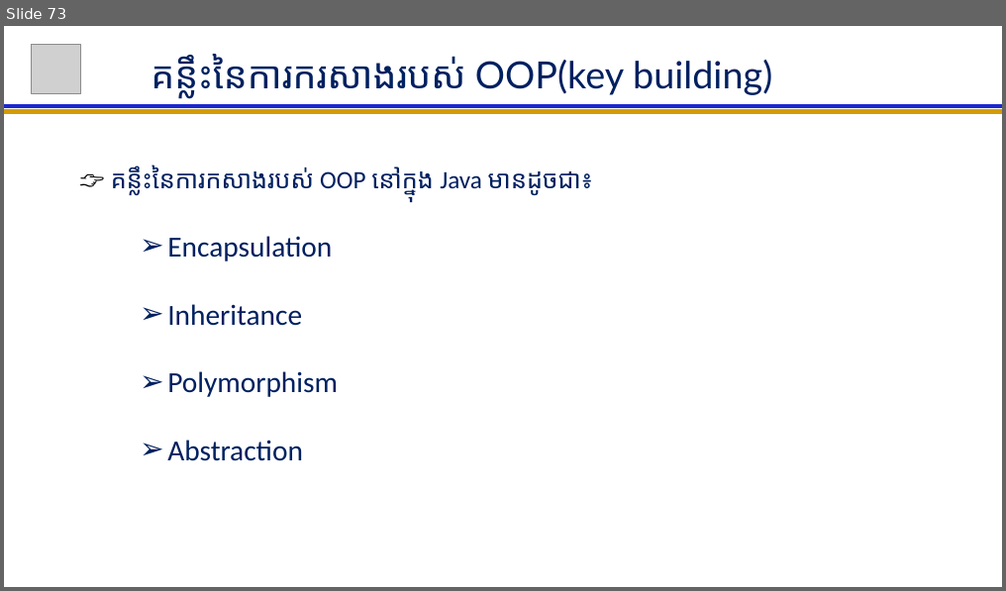
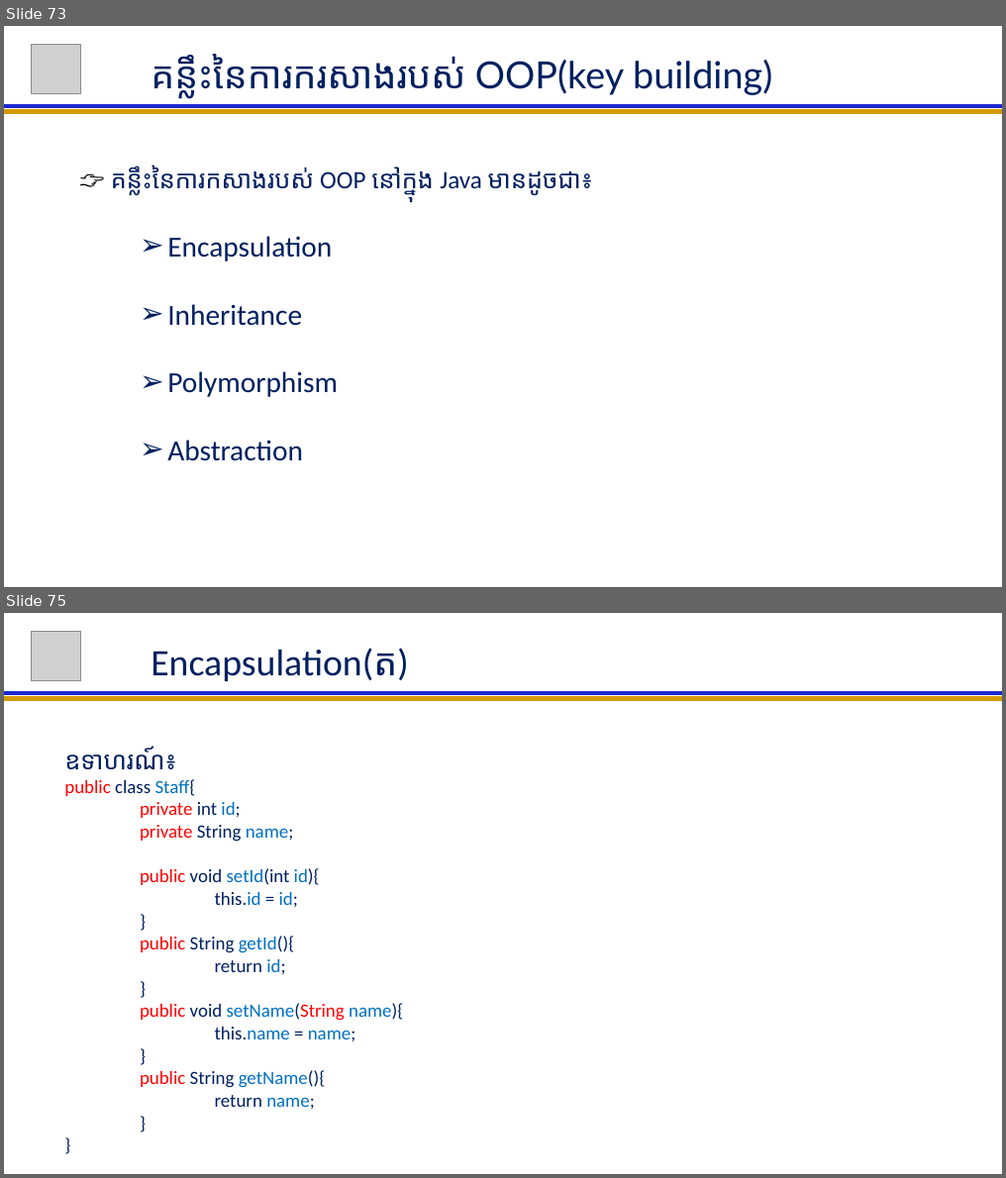
Before and after one commit to NGOUNCHHENGHY/ACLEDA-Java-For-Beginer, a slide deck: Java For Beginer Lession.pptx. Shown one above the other, each under a label of ours: slide 73 before the commit, slides 73 and 75 after it; the slides between them are not shown. The pictures are 1006x591 and 1006x1178 pixels, drawn with LibreOffice and Linux fonts; fonts in the diff are those of the drawing; grey boxes stand for pictures. Boxes give left, top, right and bottom in pixels: in the first picture for what was removed or moved away, otherwise in the second. Text is boxed around its words. In the diff, an @@ line names an element or a change of style, - is before the commit and + after.

```diff
--- a/Java For Beginer Lession.pptx
+++ b/Java For Beginer Lession.pptx
@@ slide 75 added at (4, 613, 1002, 1174), background #FFFFFF @@
@@ picture added at (31, 631, 80, 680) @@
@@ title added at (151, 648, 409, 681), 36 pt, text #002060 @@
+Encapsulation(ត)
@@ line added from (4, 699) to (1002, 699), #D49B06 4.5 pt @@
@@ line added from (4, 693) to (1002, 693), #1C27CF 4.5 pt @@
@@ subtitle added at (64, 746, 403, 1110), 18 pt, text #002060 @@
+ឧទាហរណ៍៖
+public class Staff{
+private int id;
+private String name;
+public void setId(int id){
+this.id = id;
+}
+public String getId(){
+return id;
+}
+public void setName(String name){
+this.name = name;
+}
+public String getName(){
+return name;
+}
+}
```
Also in this commit, not shown: 4 other slides added.
